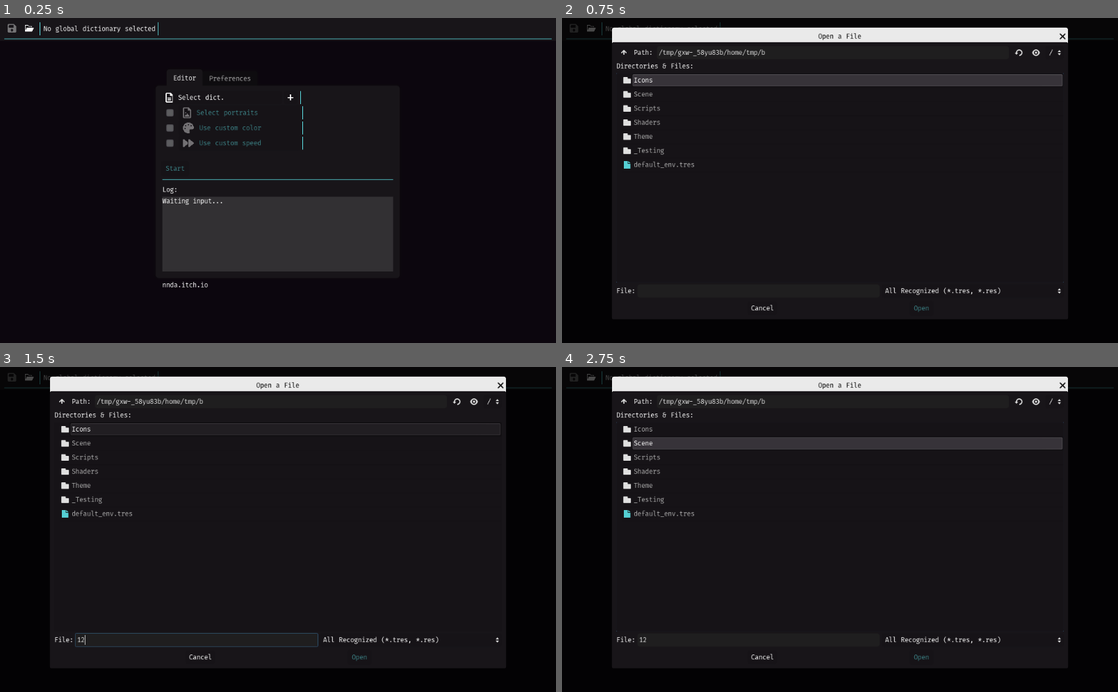
Above: before the commit, frames 1-4 (two rows, left to right).
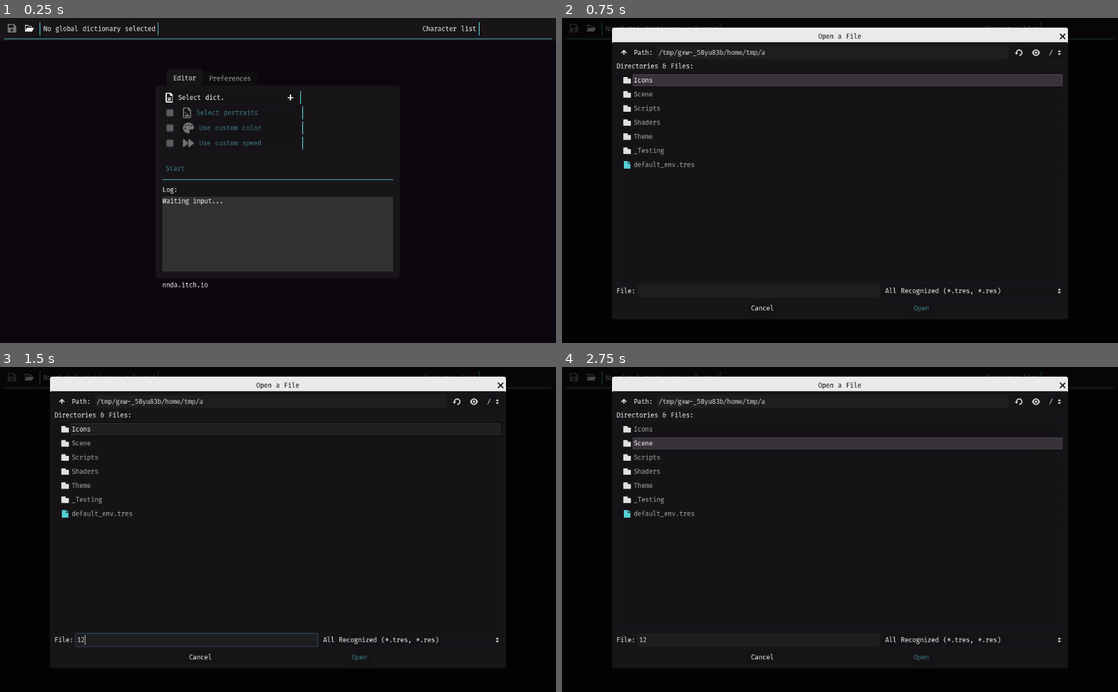
Above: after the commit, the same moments.

Repository: nndda/dlg-set-editor
Game: Godot game, scene res://Scene/MainApp.tscn
The game is run twice, just before and just after one commit, with the same random seed, the same clock (stepped at 60 frames per second) and the same inputs.
Inputs (mouse positions are in pixels of both pictures, inside the frame that each line leads up to):
- Up to frame 1 (0.25 s): no input
- Up to frame 2 (0.75 s): click "Select dict." at 0.5 s
- Up to frame 3 (1.5 s): click (194, 640) at 1.27 s; type "12" at 1.35 s
- Up to frame 4 (2.75 s): click (851, 445) at 2 s

The runs differ from the first frame. In frame 1, less than 0.1% of the frame differs, in the area x 76-87%, y 1-6%; in frame 2, less than 0.1%; in frame 3, less than 0.1%; in frame 4, less than 0.1%.
Error before the commit: Invalid get index 'auto_backup' (on base: 'String'). (res://global.gd:60)
Error after the commit: Invalid get index 'auto_backup' (on base: 'String'). (res://global.gd:66)

Commit message:
Added tooltip and UI hint

Diff:
--- a/Scene/ArraySetEditor.gd
+++ b/Scene/ArraySetEditor.gd
@@ -12,6 +12,7 @@
 #	load_set()
 
 func save_set():
+	glbl.main_app.emit_signal( "hint_reloading" )
 	print( "Saving set to : " + str( glbl.current_set_fullpath ) )
 	var save_file = File.new()
 	save_file.open( glbl.current_set_fullpath, File.WRITE )
--- a/Scene/DictionaryEditor.gd
+++ b/Scene/DictionaryEditor.gd
@@ -218,6 +218,7 @@
 
 
 
+
 func _on_Save_pressed():
 	glbl.save_dict_properties()
 
--- a/Scene/MainApp.gd
+++ b/Scene/MainApp.gd
@@ -16,6 +16,9 @@
 onready var load_btn = $"StartScreen/CenterContainer/VBoxContainer/TabContainer/Editor/Inputs/Templates/Load/Button"
 
 onready var tooltip_label = $"StartScreen/CenterContainer/VBoxContainer/HintTooltip/LabelText"
+
+func _enter_tree():
+	glbl.main_app = self
 
 func _ready():
 
@@ -89,7 +92,10 @@
 		tooltip_label.text = messag
 	else:
 		tooltip_label.text = "nnda.itch.io"
-
+func set_editor_tooltip( messag = "" ):
+	glbl.set_editor_tooltip( messag )
+func hint_reloading():
+	$EditorContainer/Main/UpperBar/Stats/SaveIndicator/AnimationPlayer.play("Rotating")
 
 func _build_dict_tree(
 	show_config = true,
--- a/Scene/MainApp.tscn
+++ b/Scene/MainApp.tscn
@@ -1,7 +1,7 @@
-[gd_scene load_steps=42 format=2]
+[gd_scene load_steps=46 format=2]
 
 [ext_resource path="res://Icons/plus-solid.svg" type="Texture" id=1]
-[ext_resource path="res://Scene/ArraySetEditor.tscn" type="PackedScene" id=2]
+[ext_resource path="res://Scene/ArraySetEditor.gd" type="Script" id=2]
 [ext_resource path="res://Scene/MainApp.gd" type="Script" id=3]
 [ext_resource path="res://Theme/maya/maya.theme" type="Theme" id=4]
 [ext_resource path="res://Icons/file-lines-regular.svg" type="Texture" id=5]
@@ -29,6 +29,8 @@
 [ext_resource path="res://Scripts/DlgSetsCrawler_Logs.gd" type="Script" id=27]
 [ext_resource path="res://Icons/pen-solid.svg" type="Texture" id=28]
 [ext_resource path="res://Scene/DictionaryEditor-Character.gd" type="Script" id=29]
+[ext_resource path="res://Icons/floppy-disk-regular.svg" type="Texture" id=30]
+[ext_resource path="res://Icons/xmark-solid.svg" type="Texture" id=31]
 
 [sub_resource type="ShaderMaterial" id=8]
 shader = ExtResource( 11 )
@@ -42,6 +44,61 @@
 expand_margin_top = 24.0
 
 [sub_resource type="StyleBoxEmpty" id=7]
+
+[sub_resource type="Animation" id=13]
+length = 0.001
+tracks/0/type = "value"
+tracks/0/path = NodePath(".:rect_rotation")
+tracks/0/interp = 1
+tracks/0/loop_wrap = true
+tracks/0/imported = false
+tracks/0/enabled = true
+tracks/0/keys = {
+"times": PoolRealArray( 0 ),
+"transitions": PoolRealArray( 1 ),
+"update": 0,
+"values": [ 0.0 ]
+}
+tracks/1/type = "value"
+tracks/1/path = NodePath(".:modulate")
+tracks/1/interp = 1
+tracks/1/loop_wrap = true
+tracks/1/imported = false
+tracks/1/enabled = true
+tracks/1/keys = {
+"times": PoolRealArray( 0 ),
+"transitions": PoolRealArray( 1 ),
+"update": 0,
+"values": [ Color( 0.380392, 0.92549, 0.941176, 0 ) ]
+}
+
+[sub_resource type="Animation" id=14]
+resource_name = "Rotating"
+length = 3.5
+tracks/0/type = "value"
+tracks/0/path = NodePath(".:rect_rotation")
+tracks/0/interp = 1
+tracks/0/loop_wrap = true
+tracks/0/imported = false
+tracks/0/enabled = true
+tracks/0/keys = {
+"times": PoolRealArray( 0, 2, 3.5 ),
+"transitions": PoolRealArray( 1, 1, 1 ),
+"update": 0,
+"values": [ -360.0, 360.0, 360.0 ]
+}
+tracks/1/type = "value"
+tracks/1/path = NodePath(".:modulate")
+tracks/1/interp = 1
+tracks/1/loop_wrap = true
+tracks/1/imported = false
+tracks/1/enabled = true
+tracks/1/keys = {
+"times": PoolRealArray( 0, 2, 3.5 ),
+"transitions": PoolRealArray( 1, 1, 1 ),
+"update": 0,
+"values": [ Color( 0.380392, 0.92549, 0.941176, 1 ), Color( 0.380392, 0.92549, 0.941176, 1 ), Color( 0.380392, 0.92549, 0.941176, 0 ) ]
+}
 
 [sub_resource type="Animation" id=11]
 resource_name = "Notif"
@@ -194,13 +251,21 @@
 margin_right = 236.0
 margin_bottom = 24.0
 
-[node name="Tooltip" type="Label" parent="EditorContainer/Main/UpperBar/Stats"]
-visible = false
+[node name="SaveIndicator" type="TextureRect" parent="EditorContainer/Main/UpperBar/Stats"]
+modulate = Color( 0.380392, 0.92549, 0.941176, 0 )
 margin_left = 240.0
-margin_top = 3.0
-margin_right = 339.0
-margin_bottom = 21.0
-text = "Character list"
+margin_right = 260.0
+margin_bottom = 24.0
+rect_min_size = Vector2( 20, 20 )
+rect_pivot_offset = Vector2( 10, 12 )
+texture = ExtResource( 20 )
+expand = true
+stretch_mode = 6
+
+[node name="AnimationPlayer" type="AnimationPlayer" parent="EditorContainer/Main/UpperBar/Stats/SaveIndicator"]
+playback_speed = 2.0
+anims/RESET = SubResource( 13 )
+anims/Rotating = SubResource( 14 )
 
 [node name="GlobalPortrait" type="Label" parent="EditorContainer/Main/UpperBar/Stats"]
 visible = false
@@ -218,16 +283,29 @@
 text = "nnda.itch.io"
 
 [node name="RightAlign" type="HBoxContainer" parent="EditorContainer/Main/UpperBar/Stats"]
-margin_left = 240.0
+margin_left = 264.0
 margin_right = 1008.0
 margin_bottom = 24.0
 size_flags_horizontal = 3
 alignment = 2
 
+[node name="Tooltip" type="Label" parent="EditorContainer/Main/UpperBar/Stats/RightAlign"]
+margin_top = 3.0
+margin_right = 605.0
+margin_bottom = 21.0
+size_flags_horizontal = 3
+text = "Character list"
+align = 2
+
+[node name="VSeparator4" type="VSeparator" parent="EditorContainer/Main/UpperBar/Stats/RightAlign"]
+margin_left = 609.0
+margin_right = 613.0
+margin_bottom = 24.0
+
 [node name="BackupNotif" type="Label" parent="EditorContainer/Main/UpperBar/Stats/RightAlign"]
-margin_left = 641.0
-margin_top = 3.0
-margin_right = 768.0
+margin_left = 617.0
+margin_top = 3.0
+margin_right = 744.0
 margin_bottom = 21.0
 text = "Creating Backup..."
 align = 2
@@ -325,13 +403,159 @@
 margin_right = 6.0
 margin_bottom = 552.0
 
-[node name="ArraySetEditor" parent="MainEditor/Sets_Dict/DlgEditorPanel" instance=ExtResource( 2 )]
+[node name="ArraySetEditor" type="PanelContainer" parent="MainEditor/Sets_Dict/DlgEditorPanel"]
 margin_left = 3.0
 margin_top = 3.0
 margin_right = 355.0
 margin_bottom = 549.0
 rect_min_size = Vector2( 270, 0 )
 size_flags_horizontal = 3
+size_flags_vertical = 3
+theme = ExtResource( 4 )
+script = ExtResource( 2 )
+
+[node name="Editor" type="VBoxContainer" parent="MainEditor/Sets_Dict/DlgEditorPanel/ArraySetEditor"]
+margin_left = 3.0
+margin_top = 3.0
+margin_right = 349.0
+margin_bottom = 543.0
+size_flags_horizontal = 3
+size_flags_vertical = 3
+
+[node name="VBoxContainer" type="HBoxContainer" parent="MainEditor/Sets_Dict/DlgEditorPanel/ArraySetEditor/Editor"]
+margin_right = 346.0
+margin_bottom = 24.0
+
+[node name="Marker" type="HBoxContainer" parent="MainEditor/Sets_Dict/DlgEditorPanel/ArraySetEditor/Editor/VBoxContainer"]
+margin_right = 118.0
+margin_bottom = 24.0
+
+[node name="VSeparator" type="VSeparator" parent="MainEditor/Sets_Dict/DlgEditorPanel/ArraySetEditor/Editor/VBoxContainer/Marker"]
+margin_right = 7.0
+margin_bottom = 24.0
+custom_constants/separation = 7
+
+[node name="Label" type="Label" parent="MainEditor/Sets_Dict/DlgEditorPanel/ArraySetEditor/Editor/VBoxContainer/Marker"]
+margin_left = 11.0
+margin_top = 3.0
+margin_right = 118.0
+margin_bottom = 21.0
+text = "No set selected"
+
+[node name="Set" type="HBoxContainer" parent="MainEditor/Sets_Dict/DlgEditorPanel/ArraySetEditor/Editor/VBoxContainer"]
+margin_left = 122.0
+margin_right = 346.0
+margin_bottom = 24.0
+rect_min_size = Vector2( 0, 24 )
+custom_constants/separation = 5
+alignment = 2
+
+[node name="VSeparator" type="VSeparator" parent="MainEditor/Sets_Dict/DlgEditorPanel/ArraySetEditor/Editor/VBoxContainer/Set"]
+margin_right = 4.0
+margin_bottom = 24.0
+custom_styles/separator = ExtResource( 6 )
+
+[node name="Refresh" type="Button" parent="MainEditor/Sets_Dict/DlgEditorPanel/ArraySetEditor/Editor/VBoxContainer/Set"]
+margin_left = 9.0
+margin_right = 37.0
+margin_bottom = 24.0
+rect_min_size = Vector2( 28, 24 )
+mouse_default_cursor_shape = 2
+icon = ExtResource( 20 )
+flat = true
+align = 0
+expand_icon = true
+script = ExtResource( 16 )
+
+[node name="Save" type="Button" parent="MainEditor/Sets_Dict/DlgEditorPanel/ArraySetEditor/Editor/VBoxContainer/Set"]
+margin_left = 42.0
+margin_right = 112.0
+margin_bottom = 24.0
+rect_min_size = Vector2( 70, 24 )
+mouse_default_cursor_shape = 2
+text = " Save"
+icon = ExtResource( 30 )
+flat = true
+align = 0
+expand_icon = true
+script = ExtResource( 16 )
+
+[node name="AddLine" type="Button" parent="MainEditor/Sets_Dict/DlgEditorPanel/ArraySetEditor/Editor/VBoxContainer/Set"]
+margin_left = 117.0
+margin_right = 212.0
+margin_bottom = 24.0
+rect_min_size = Vector2( 95, 24 )
+mouse_default_cursor_shape = 2
+text = " Add Line"
+icon = ExtResource( 1 )
+flat = true
+align = 0
+expand_icon = true
+script = ExtResource( 16 )
+
+[node name="VSeparator2" type="VSeparator" parent="MainEditor/Sets_Dict/DlgEditorPanel/ArraySetEditor/Editor/VBoxContainer/Set"]
+margin_left = 217.0
+margin_right = 224.0
+margin_bottom = 24.0
+custom_constants/separation = 7
+
+[node name="Close" type="Button" parent="MainEditor/Sets_Dict/DlgEditorPanel/ArraySetEditor/Editor/VBoxContainer/Set"]
+visible = false
+margin_left = 229.0
+margin_right = 304.0
+margin_bottom = 24.0
+rect_min_size = Vector2( 75, 24 )
+mouse_default_cursor_shape = 2
+text = " Close"
+icon = ExtResource( 31 )
+align = 0
+expand_icon = true
+script = ExtResource( 16 )
+
+[node name="HS" type="HSeparator" parent="MainEditor/Sets_Dict/DlgEditorPanel/ArraySetEditor/Editor"]
+margin_top = 28.0
+margin_right = 346.0
+margin_bottom = 34.0
+custom_constants/separation = 6
+
+[node name="Hints" type="VBoxContainer" parent="MainEditor/Sets_Dict/DlgEditorPanel/ArraySetEditor/Editor"]
+margin_top = 38.0
+margin_right = 346.0
+margin_bottom = 89.0
+alignment = 1
+
+[node name="Log" type="RichTextLabel" parent="MainEditor/Sets_Dict/DlgEditorPanel/ArraySetEditor/Editor/Hints"]
+margin_right = 346.0
+margin_bottom = 51.0
+focus_mode = 2
+text = "Waiting input...
+Create or load a new dialogue set
+"
+fit_content_height = true
+scroll_following = true
+selection_enabled = true
+
+[node name="ScrollContainer" type="ScrollContainer" parent="MainEditor/Sets_Dict/DlgEditorPanel/ArraySetEditor/Editor"]
+margin_top = 93.0
+margin_right = 346.0
+margin_bottom = 530.0
+rect_min_size = Vector2( 0, 430 )
+size_flags_horizontal = 3
+size_flags_vertical = 3
+scroll_horizontal_enabled = false
+
+[node name="ArrayData" type="VBoxContainer" parent="MainEditor/Sets_Dict/DlgEditorPanel/ArraySetEditor/Editor/ScrollContainer"]
+margin_right = 346.0
+margin_bottom = 437.0
+size_flags_horizontal = 3
+size_flags_vertical = 3
+
+[node name="HS3" type="HSeparator" parent="MainEditor/Sets_Dict/DlgEditorPanel/ArraySetEditor/Editor"]
+margin_top = 534.0
+margin_right = 346.0
+margin_bottom = 540.0
+custom_constants/separation = 6
+custom_styles/separator = ExtResource( 6 )
 
 [node name="DictionaryPanel" type="TabContainer" parent="MainEditor/Sets_Dict"]
 margin_left = 18.0
@@ -1822,9 +2046,20 @@
 margin_bottom = 89.0
 text = "Look for godette on 0"
 
+[connection signal="mouse_entered" from="MainEditor/DlgSetsPanel/Main/Add/Create" to="." method="set_editor_tooltip" binds= [ "Create new dialogue set" ]]
+[connection signal="mouse_exited" from="MainEditor/DlgSetsPanel/Main/Add/Create" to="." method="set_editor_tooltip" binds= [ "" ]]
 [connection signal="pressed" from="MainEditor/DlgSetsPanel/Main/Add/Create" to="MainEditor/DlgSetsPanel/Main/SetList" method="_on_Create_pressed"]
+[connection signal="mouse_entered" from="MainEditor/DlgSetsPanel/Main/Add/Browse" to="." method="set_editor_tooltip" binds= [ "Open a dialogue set" ]]
+[connection signal="mouse_exited" from="MainEditor/DlgSetsPanel/Main/Add/Browse" to="." method="set_editor_tooltip" binds= [ "" ]]
 [connection signal="pressed" from="MainEditor/DlgSetsPanel/Main/Add/Browse" to="MainEditor/DlgSetsPanel/Main/SetList" method="_on_Browse_pressed"]
+[connection signal="visibility_changed" from="MainEditor/Sets_Dict/DlgEditorPanel/ArraySetEditor" to="MainEditor/Sets_Dict/DlgEditorPanel/ArraySetEditor" method="_on_self_visibility_changed"]
+[connection signal="pressed" from="MainEditor/Sets_Dict/DlgEditorPanel/ArraySetEditor/Editor/VBoxContainer/Set/Refresh" to="MainEditor/Sets_Dict/DlgEditorPanel/ArraySetEditor" method="_on_Refresh_pressed"]
+[connection signal="pressed" from="MainEditor/Sets_Dict/DlgEditorPanel/ArraySetEditor/Editor/VBoxContainer/Set/Save" to="MainEditor/Sets_Dict/DlgEditorPanel/ArraySetEditor" method="_on_Save_pressed"]
+[connection signal="pressed" from="MainEditor/Sets_Dict/DlgEditorPanel/ArraySetEditor/Editor/VBoxContainer/Set/AddLine" to="MainEditor/Sets_Dict/DlgEditorPanel/ArraySetEditor" method="_on_AddLine_pressed"]
+[connection signal="pressed" from="MainEditor/Sets_Dict/DlgEditorPanel/ArraySetEditor/Editor/VBoxContainer/Set/Close" to="MainEditor/Sets_Dict/DlgEditorPanel/ArraySetEditor" method="_on_Close_pressed"]
 [connection signal="tab_selected" from="MainEditor/Sets_Dict/DictionaryPanel" to="MainEditor/Sets_Dict/DictionaryPanel" method="_on_DictionaryPanel_tab_selected"]
+[connection signal="mouse_entered" from="MainEditor/Sets_Dict/DictionaryPanel/Dictionary/FileInfo/Save" to="." method="set_editor_tooltip" binds= [ "Save dictionary" ]]
+[connection signal="mouse_exited" from="MainEditor/Sets_Dict/DictionaryPanel/Dictionary/FileInfo/Save" to="." method="set_editor_tooltip" binds= [ "" ]]
 [connection signal="pressed" from="MainEditor/Sets_Dict/DictionaryPanel/Dictionary/FileInfo/Save" to="MainEditor/Sets_Dict/DictionaryPanel" method="_on_Save_pressed"]
 [connection signal="visibility_changed" from="MainEditor/Sets_Dict/DictionaryPanel/Dictionary/Panel/Content" to="MainEditor/Sets_Dict/DictionaryPanel" method="_on_DictContentView_visibility_changed"]
 [connection signal="item_selected" from="MainEditor/Sets_Dict/DictionaryPanel/Dictionary/Panel/Content/Control/View" to="MainEditor/Sets_Dict/DictionaryPanel" method="_on_View_item_selected"]
--- a/global.gd
+++ b/global.gd
@@ -16,6 +16,12 @@
 	else:
 		return return_false
 
+
+func set_editor_tooltip( messag ):
+	if messag != null:
+		get_parent().get_node( "MainApp/EditorContainer/Main/UpperBar/Stats/RightAlign/Tooltip" ).text = messag
+	else:
+		get_parent().get_node( "MainApp/EditorContainer/Main/UpperBar/Stats/RightAlign/Tooltip" ).text = ""
 
 
 #	Configurations for the apps
@@ -143,6 +149,7 @@
 	glbl.current_dict.characters = glbl.dict_chr
 	glbl.current_dict._CONFIG = glbl.dict_cfg
 	if !save_file:
+		glbl.main_app.emit_signal( "hint_reloading" )
 		var DictSave = File.new()
 		print( "Saving dictionary : " + str( glbl.dict_filepath ) )
 		DictSave.open( glbl.dict_filepath, File.WRITE )
